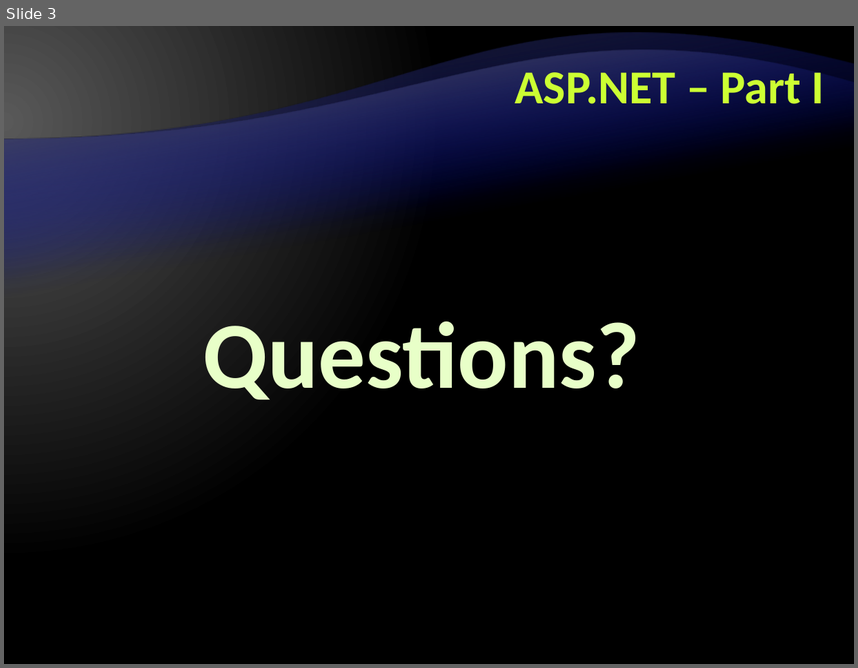
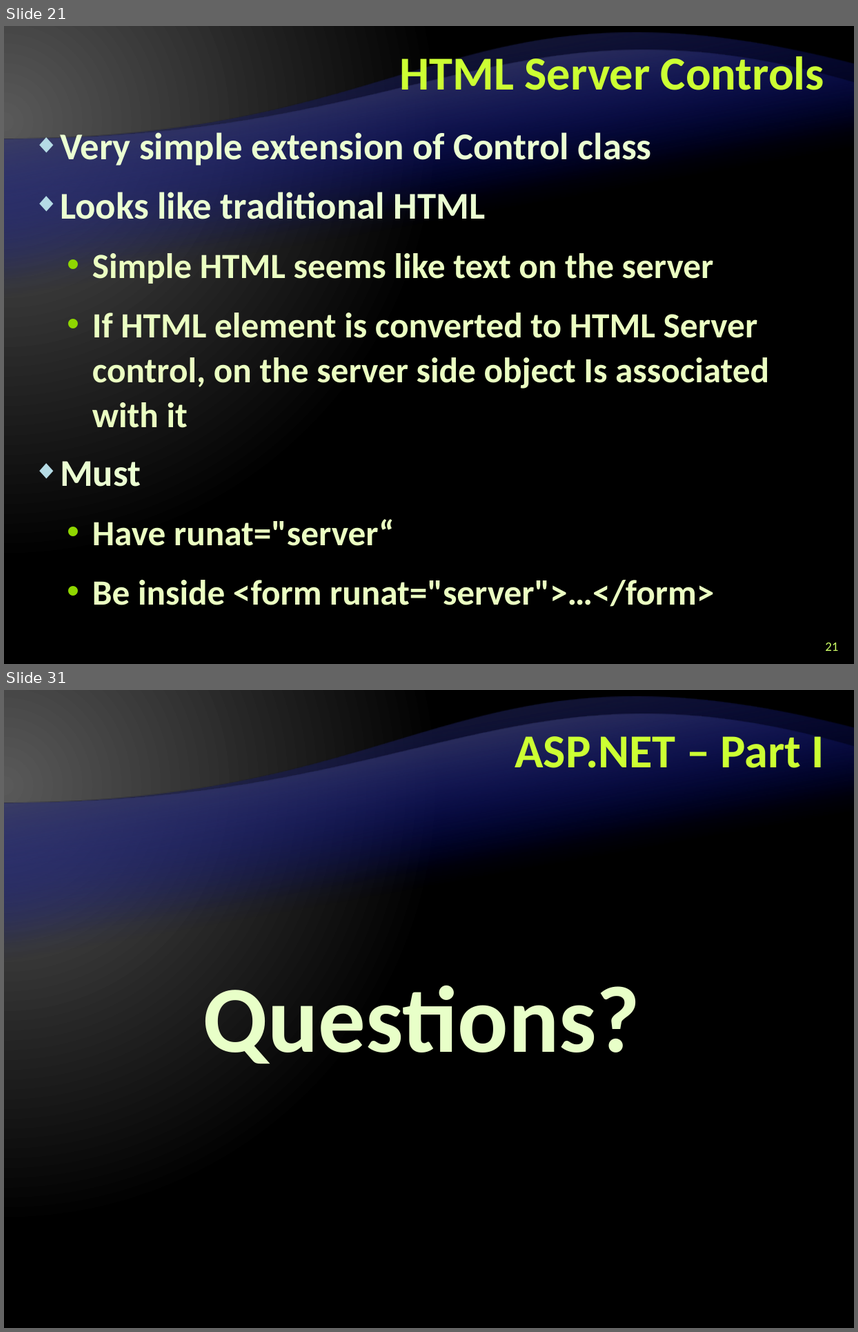
Before and after one commit to Graveheart/aspnetcourse, a slide deck: lectures/8. ASP.NET – Part I.pptx. Shown one above the other, each under a label of ours: slide 3 before the commit, slides 21 and 31 after it; the slides between them are not shown. The pictures are 858x668 and 858x1332 pixels, drawn with LibreOffice and Linux fonts; fonts in the diff are those of the drawing; background and template pictures are left out. Boxes give left, top, right and bottom in pixels: in the first picture for what was removed or moved away, otherwise in the second. Text is boxed around its words. In the diff, an @@ line names an element or a change of style, - is before the commit and + after.

```diff
--- a/lectures/8. ASP.NET – Part I.pptx
+++ b/lectures/8. ASP.NET – Part I.pptx
@@ slide 21 added at [4,26,854,664], background gradient #595959 to #000000; not listed: 2 template elements that a slide beside it also shows @@
@@ title added at [399,50,824,90], 40 pt, text #CCFF33, bold @@
+HTML Server Controls
@@ text added at [60,127,769,606], 30 pt, text #EBFFC2, bold @@
+◆ Very simple extension of Control class
+◆ Looks like traditional HTML
+  • Simple HTML seems like text on the server
+  • If HTML element is converted to HTML Server control, on the server side object Is associated with it
+◆ Must
+  • Have runat="server“
+  • Be inside <form runat="server">…</form>
@@ page number added at [825,642,838,650], 11 pt, text #CCFF66 @@
+21
@@ what was slide 3 is now slide 31 @@
```
Also in this commit, not shown: 2 slides changed, 28 other slides added.
